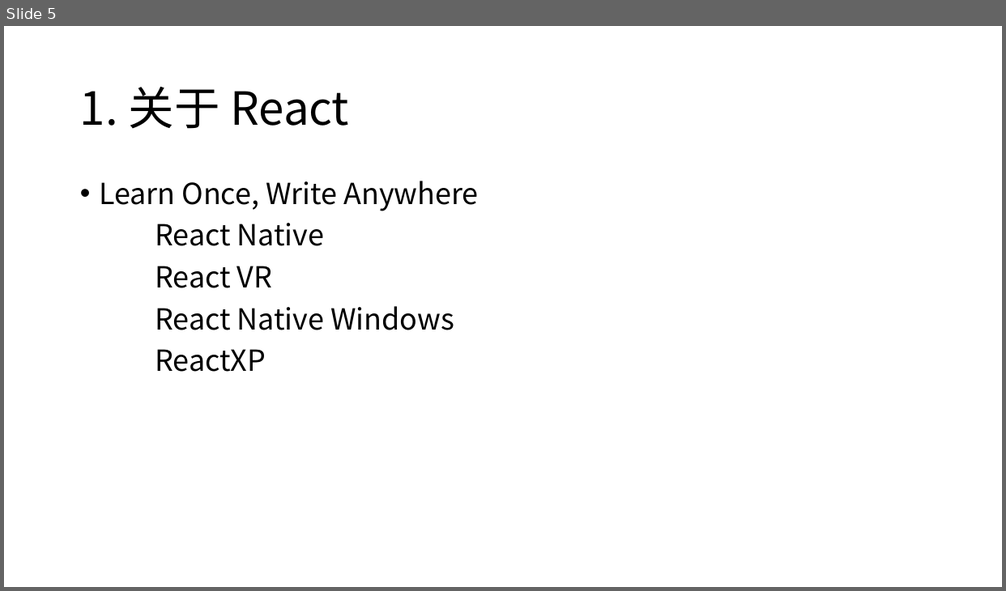
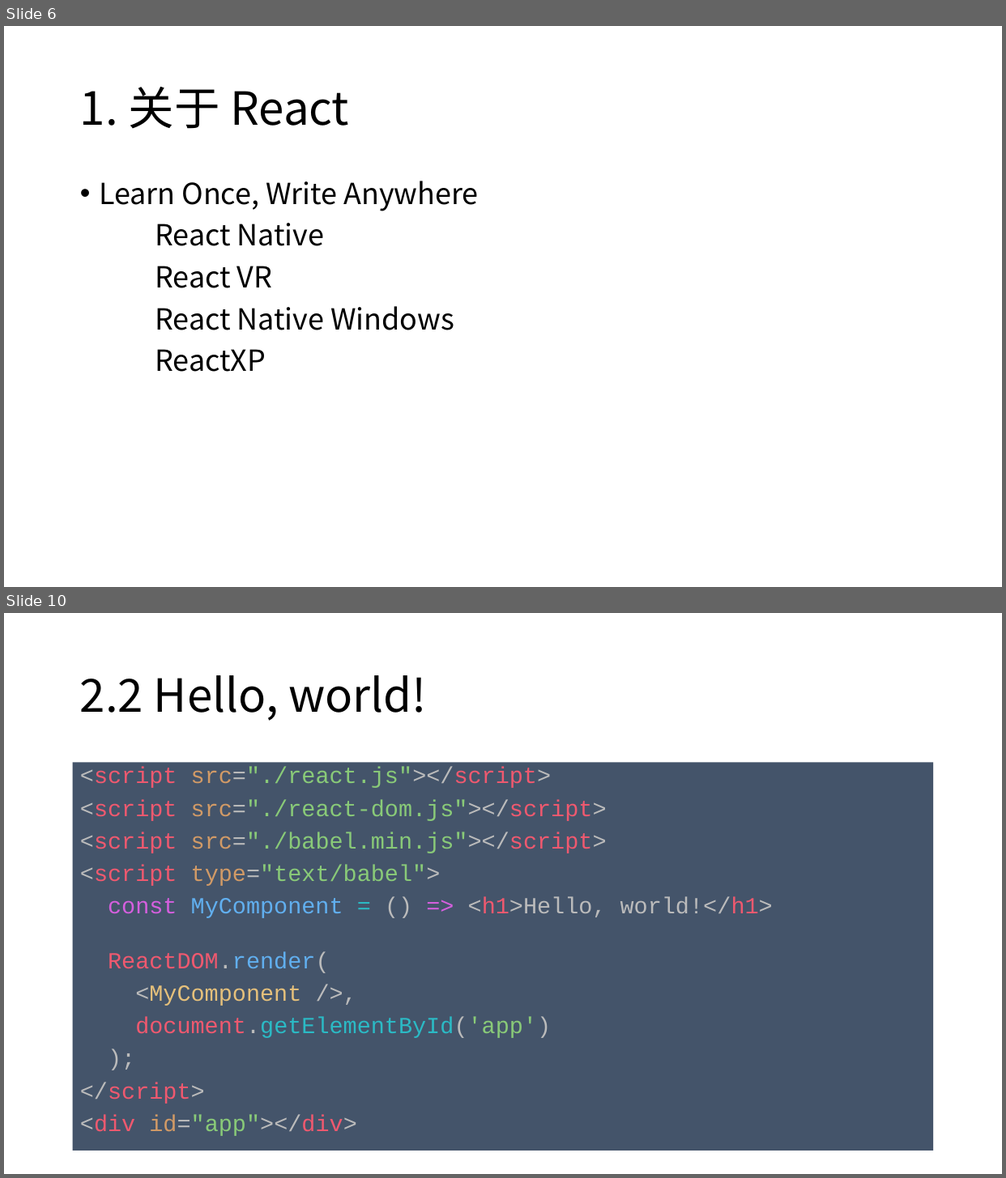
Before and after one commit to Zettat123/react_tutorial, a slide deck: slides/React 入门.pptx. Shown one above the other, each under a label of ours: slide 5 before the commit, slides 6 and 10 after it; the slides between them are not shown. The pictures are 1006x591 and 1006x1178 pixels, drawn with LibreOffice and Linux fonts; fonts in the diff are those of the drawing. Boxes give left, top, right and bottom in pixels: in the first picture for what was removed or moved away, otherwise in the second. Text is boxed around its words. In the diff, an @@ line names an element or a change of style, - is before the commit and + after.

```diff
--- a/slides/React 入门.pptx
+++ b/slides/React 入门.pptx
@@ slide 10 added at <box>4,613,1002,1174</box>, background #FFFFFF @@
@@ title added at <box>80,675,426,721</box>, 44 pt, text #000000 @@
+2.2 Hello, world!
@@ text added at <box>73,763,934,1152</box>, fill #44546A, 22.2 pt, text #EF596F @@
+<script src="./react.js"></script>
+<script src="./react-dom.js"></script>
+<script src="./babel.min.js"></script>
+<script type="text/babel">
+const MyComponent = () => <h1>Hello, world!</h1>
+ReactDOM.render(
+<MyComponent />,
+document.getElementById('app')
+);
+</script>
+<div id="app"></div>
@@ what was slide 5 is now slide 6 @@
```
Also in this commit, not shown: 7 other slides added, 7 other files.
